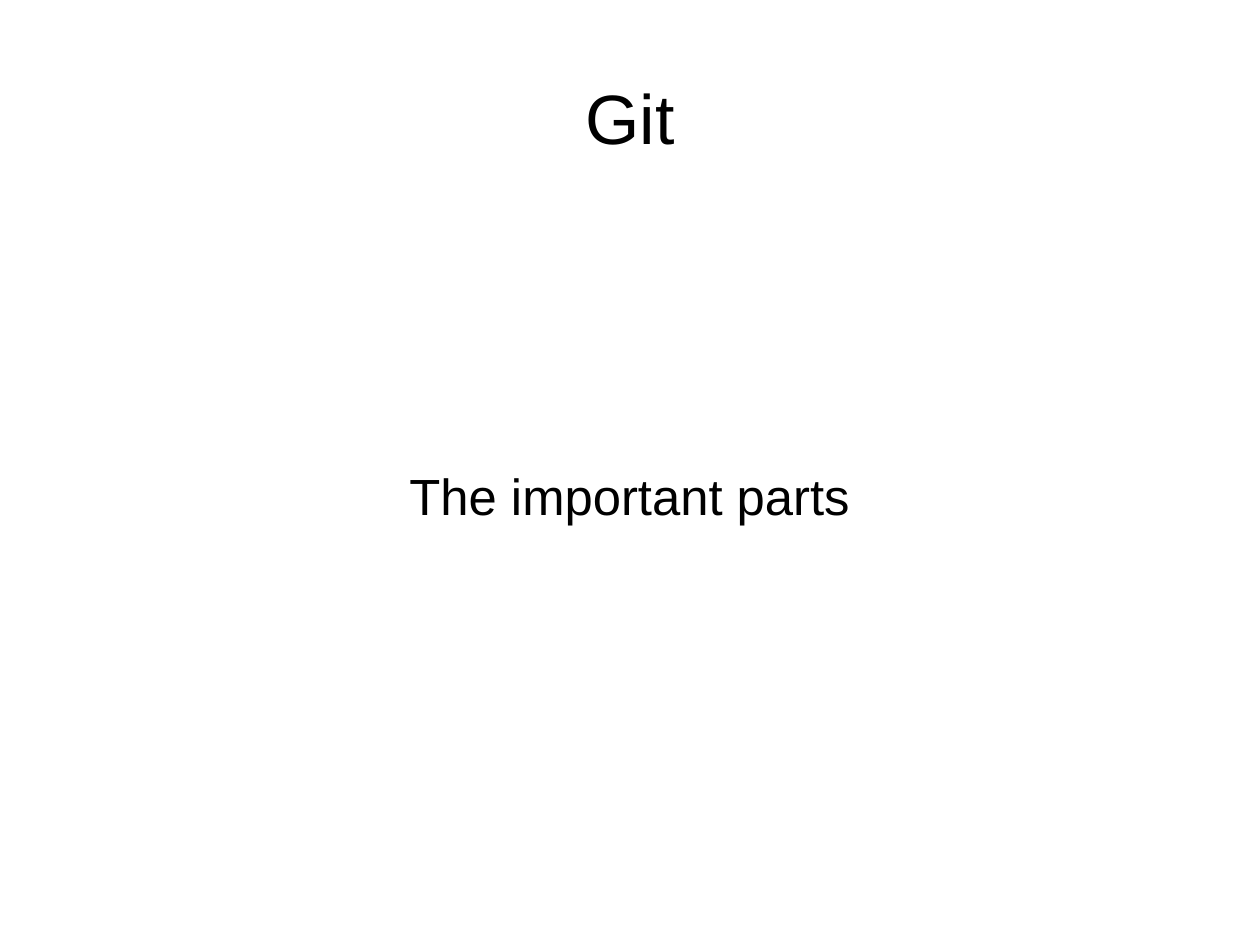
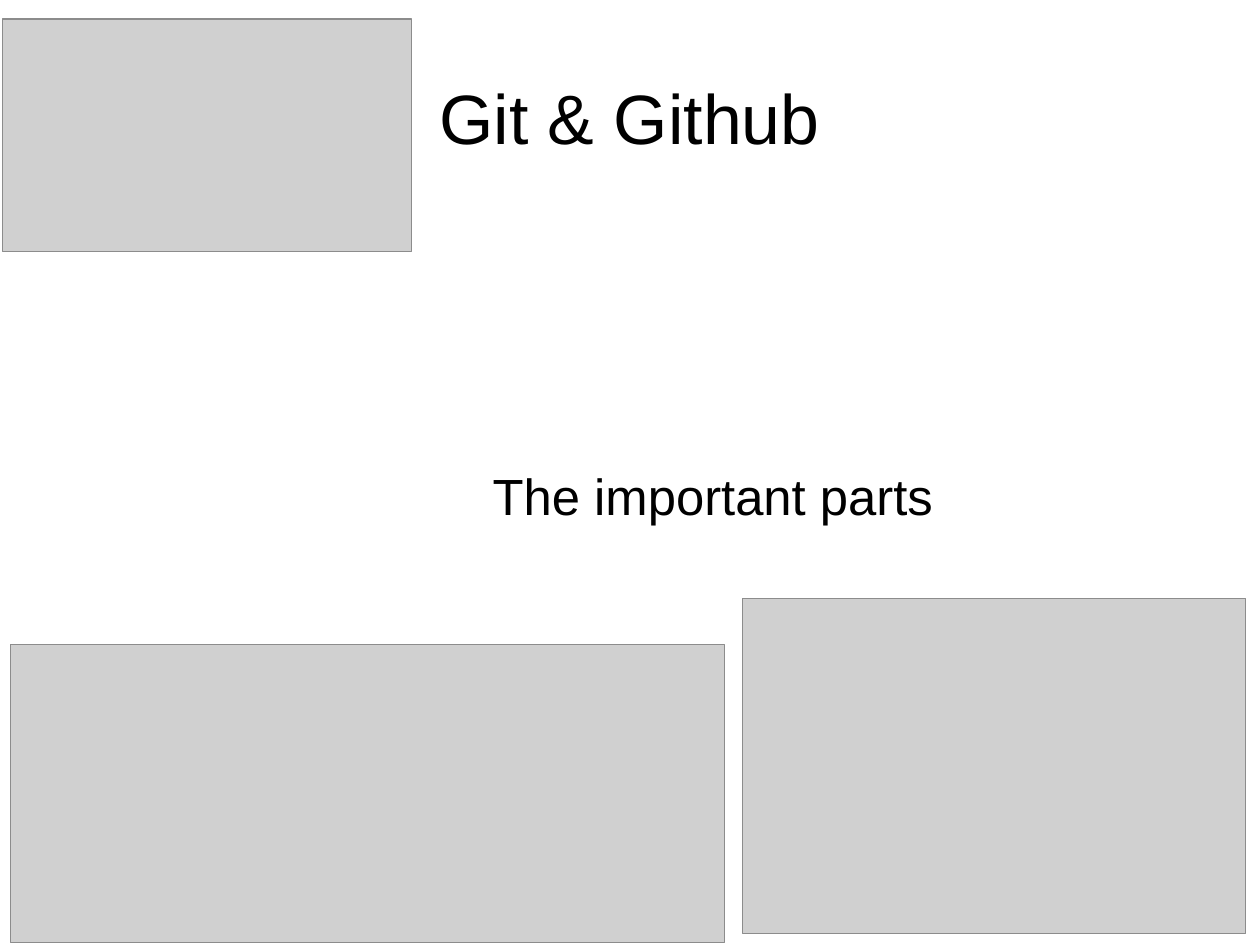
Before and after one commit to UMKCRobotics/Chris-Git-Presentation, a slide deck: slide 1 of presentation.odp. Drawn at 1260x945 pixels with LibreOffice and Linux fonts; fonts in the diff are those of the drawing; grey boxes stand for pictures. Boxes give left, top, right and bottom in pixels: in the first picture for what was removed or moved away, otherwise in the second. Text is boxed around its words. In the diff, an @@ line names an element or a change of style, - is before the commit and + after.

```diff
--- a/presentation.odp
+++ b/presentation.odp
@@ picture added at box(2, 19, 412, 252) @@
@@ title at box(440, 93, 820, 145): text changed @@
-Git
+Git & Github
@@ subtitle "The important parts": place and size @@
-subtitle "The important parts" at box(409, 478, 850, 526)
+subtitle "The important parts" at box(493, 478, 933, 526)
@@ picture added at box(743, 598, 1246, 933) @@
@@ picture added at box(10, 645, 725, 942) @@
```
Also in this commit, not shown: 4 other slides changed, 13 slides added, 1 slide removed, 16 other files.
